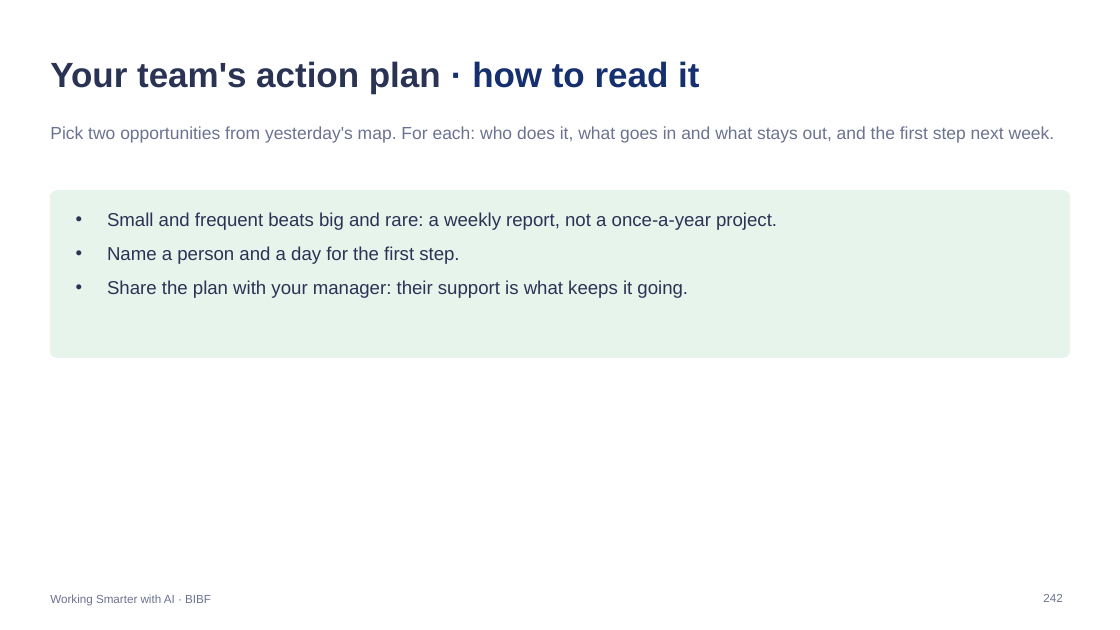
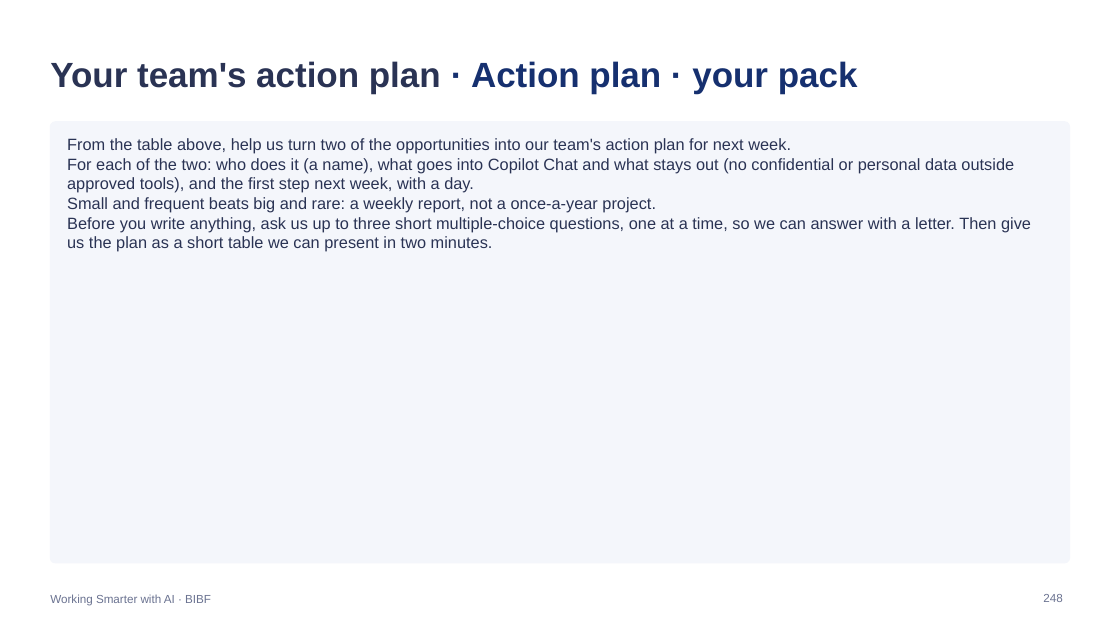
Before and after one commit to Iced377/bibf-arla, a slide deck: slide 248 of outputs/BIBF-Arla-Facilitator.pptx (slide 242 before the commit). Drawn at 1120x630 pixels with LibreOffice and Linux fonts; fonts in the diff are those of the drawing. Boxes give left, top, right and bottom in pixels: in the first picture for what was removed or moved away, otherwise in the second. Text is boxed around its words. In the diff, an @@ line names an element or a change of style, - is before the commit and + after.

```diff
--- a/outputs/BIBF-Arla-Facilitator.pptx
+++ b/outputs/BIBF-Arla-Facilitator.pptx
@@ title at [50, 61, 858, 93]: text changed @@
-Your team's action plan · how to read it
+Your team's action plan · Action plan · your pack
@@ rounded rectangle: place and size @@
-rounded rectangle at [50, 191, 1070, 357]
+rounded rectangle at [50, 122, 1070, 563]
@@ rounded rectangle at [50, 122, 1070, 563]: fill #E7F4EC to #F4F6FB; outline #E7F4EC 1 pt to #F4F6FB 1 pt; proportions changed @@
@@ text removed at [50, 126, 1055, 143] @@
-Pick two opportunities from yesterday's map. For each: who does it, what goes in and what stays out, and the first step next week.
@@ text added at [67, 138, 1031, 252], 14 pt, text #2A3354 @@
+From the table above, help us turn two of the opportunities into our team's action plan for next week.
+For each of the two: who does it (a name), what goes into Copilot Chat and what stays out (no confidential or personal data outside approved tools), and the first step next week, with a day.
+Small and frequent beats big and rare: a weekly report, not a once-a-year project.
+Before you write anything, ask us up to three short multiple-choice questions, one at a time, so we can answer with a letter. Then give us the plan as a short table we can present in two minutes.
@@ text removed at [107, 212, 777, 298] @@
-• Small and frequent beats big and rare: a weekly report, not a once-a-year project.
-• Name a person and a day for the first step.
-• Share the plan with your manager: their support is what keeps it going.
@@ page number at [1043, 594, 1062, 602]: text changed @@
-242
+248
```
Also in this commit, not shown: 13 other slides changed, 8 slides added, 2 slides removed, 8 other files.
